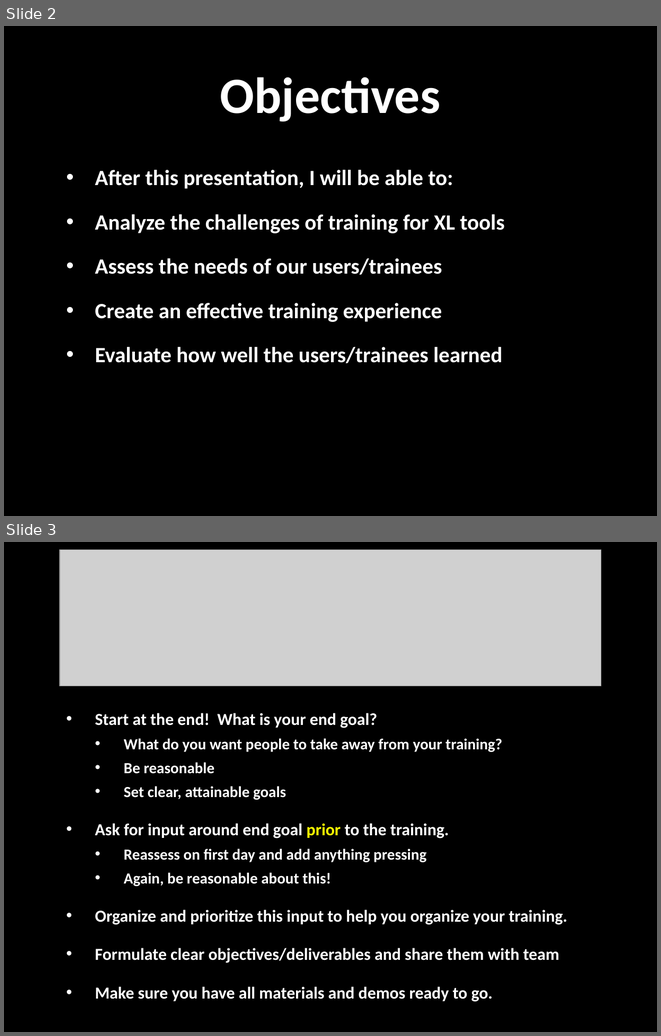
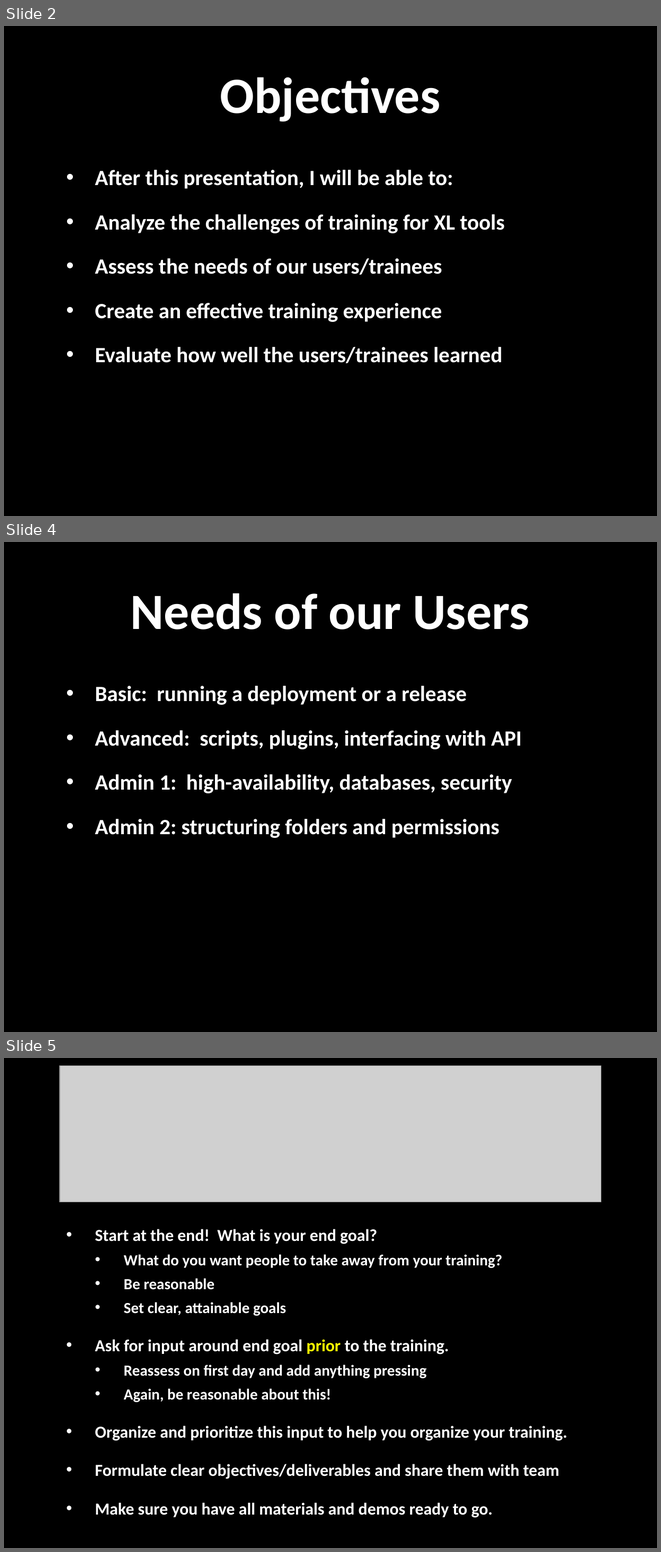
Before and after one commit to droberts2013/Teaching-IT-Trainers, a slide deck: DaveTeachingITTrainers-2.pptx. Shown one above the other, each under a label of ours: slides 2 and 3 before the commit, slides 2, 4 and 5 after it; the slides between them are not shown. The pictures are 661x1036 and 661x1552 pixels, drawn with LibreOffice and Linux fonts; fonts in the diff are those of the drawing; grey boxes stand for pictures; background and template pictures are left out. Boxes give left, top, right and bottom in pixels: in the first picture for what was removed or moved away, otherwise in the second. Text is boxed around its words. In the diff, an @@ line names an element or a change of style, - is before the commit and + after.

Commit message:
Add challenges and needs

```diff
--- a/DaveTeachingITTrainers-2.pptx
+++ b/DaveTeachingITTrainers-2.pptx
@@ slide 4 added at [4,542,657,1032], background picture (left out) @@
@@ title added at [131,593,529,629], 56 pt, text #FFFFFF, bold @@
+Needs of our Users
@@ text added at [95,686,522,838], 24 pt, text #FFFFFF, bold @@
+• Basic: running a deployment or a release
+• Advanced: scripts, plugins, interfacing with API
+• Admin 1: high-availability, databases, security
+• Admin 2: structuring folders and permissions
@@ what was slide 3 is now slide 5 @@
```
Also in this commit, not shown: 1 other slide added, 2 other files.
